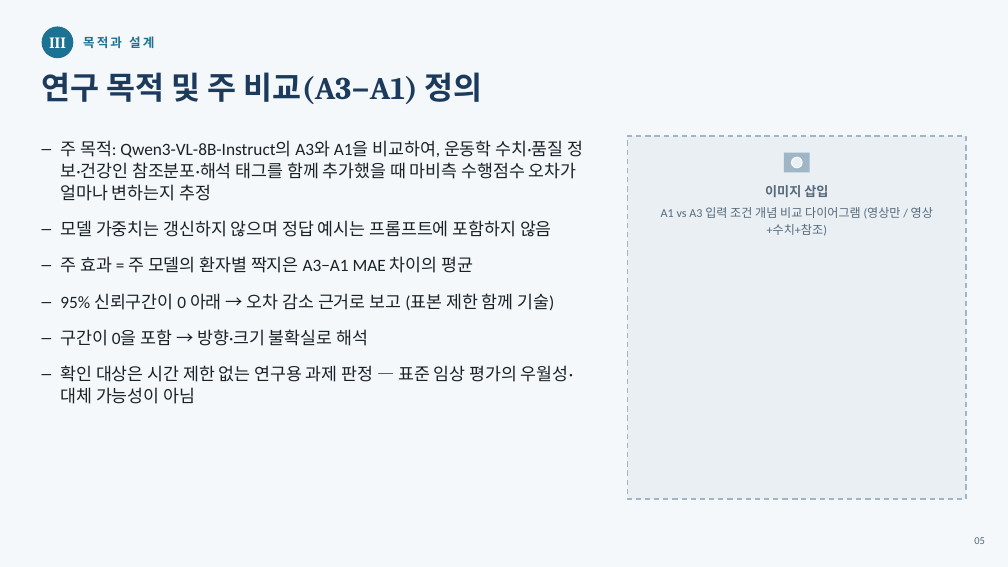
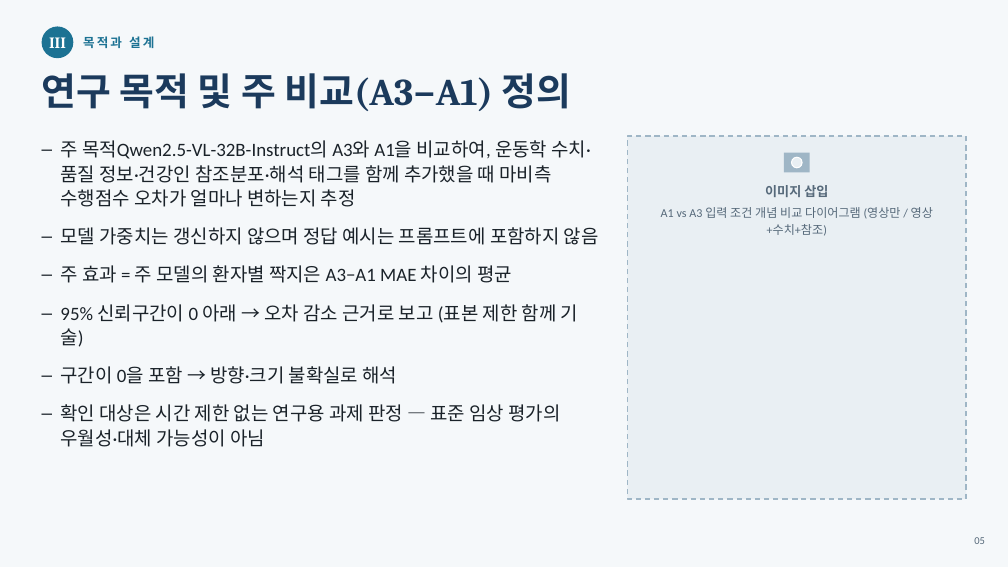
Before and after one commit to passtock/casstone, a slide deck: slide 5 of capstone/연구계획서_발표슬라이드클로드.pptx. Drawn at 1008x567 pixels with LibreOffice and Linux fonts; fonts in the diff are those of the drawing. Boxes give left, top, right and bottom in pixels: in the first picture for what was removed or moved away, otherwise in the second. Text is boxed around its words. In the diff, an @@ line names an element or a change of style, - is before the commit and + after.

```diff
--- a/capstone/연구계획서_발표슬라이드클로드.pptx
+++ b/capstone/연구계획서_발표슬라이드클로드.pptx
@@ text "연구 목적 및 주 비교(A3−A1) ..." at box(42, 73, 571, 111): size 30 to 36 pt @@
@@ text at box(60, 140, 591, 207): text changed; size 16.5 to 18 pt @@
-– 주 목적: Qwen3-VL-8B-Instruct의 A3와 A1을 비교하여, 운동학 수치·품질 정보·건강인 참조분포·해석 태그를 함께 추가했을 때 마비측 수행점수 오차가 얼마나 변하는지 추정
+– 주 목적Qwen2.5-VL-32B-Instruct의 A3와 A1을 비교하여, 운동학 수치·품질 정보·건강인 참조분포·해석 태그를 함께 추가했을 때 마비측 수행점수 오차가 얼마나 변하는지 추정
@@ text at box(60, 227, 599, 447): size 16.5 to 18 pt in "모델 가중치는 갱신하지 않으며 정답 예시는 프롬프트에 ...", "주 효과 = 주 모델의 환자별 짝지은 ...", "95% 신뢰구간이 0 아래 → 오차 감소 ...", "구간이 0을 포함 → 방향·크기 불확실로 해석" and 1 more places @@
```
Also in this commit, not shown: 14 other slides changed, 1 slide removed, 34 other files.
